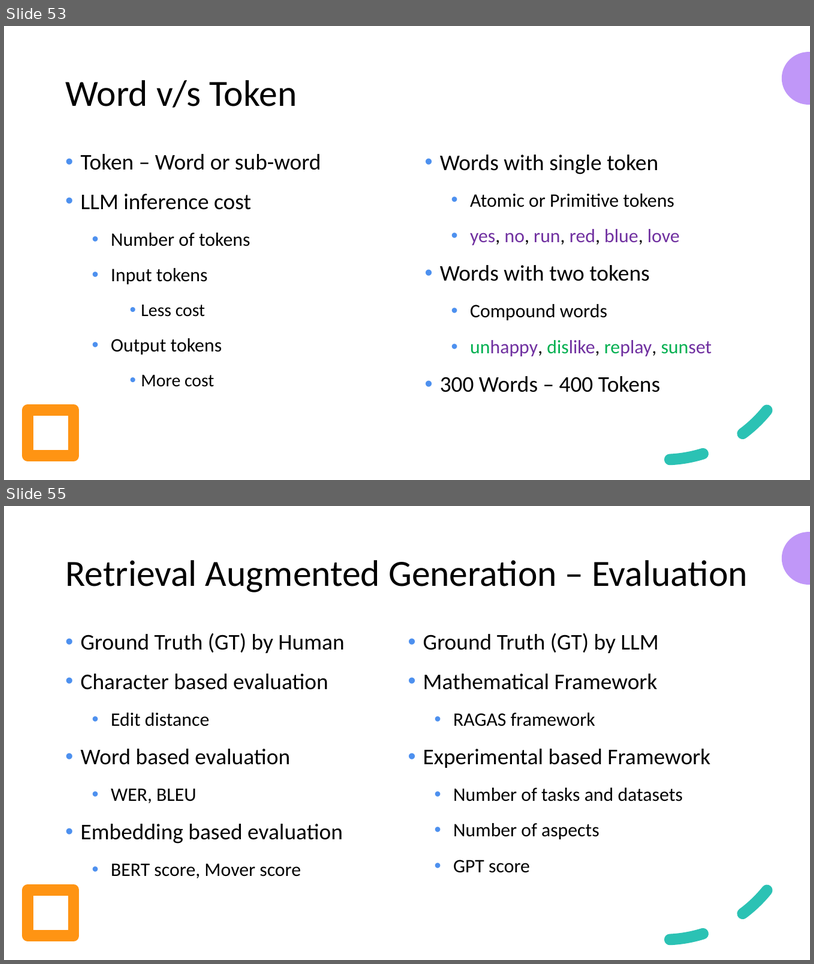
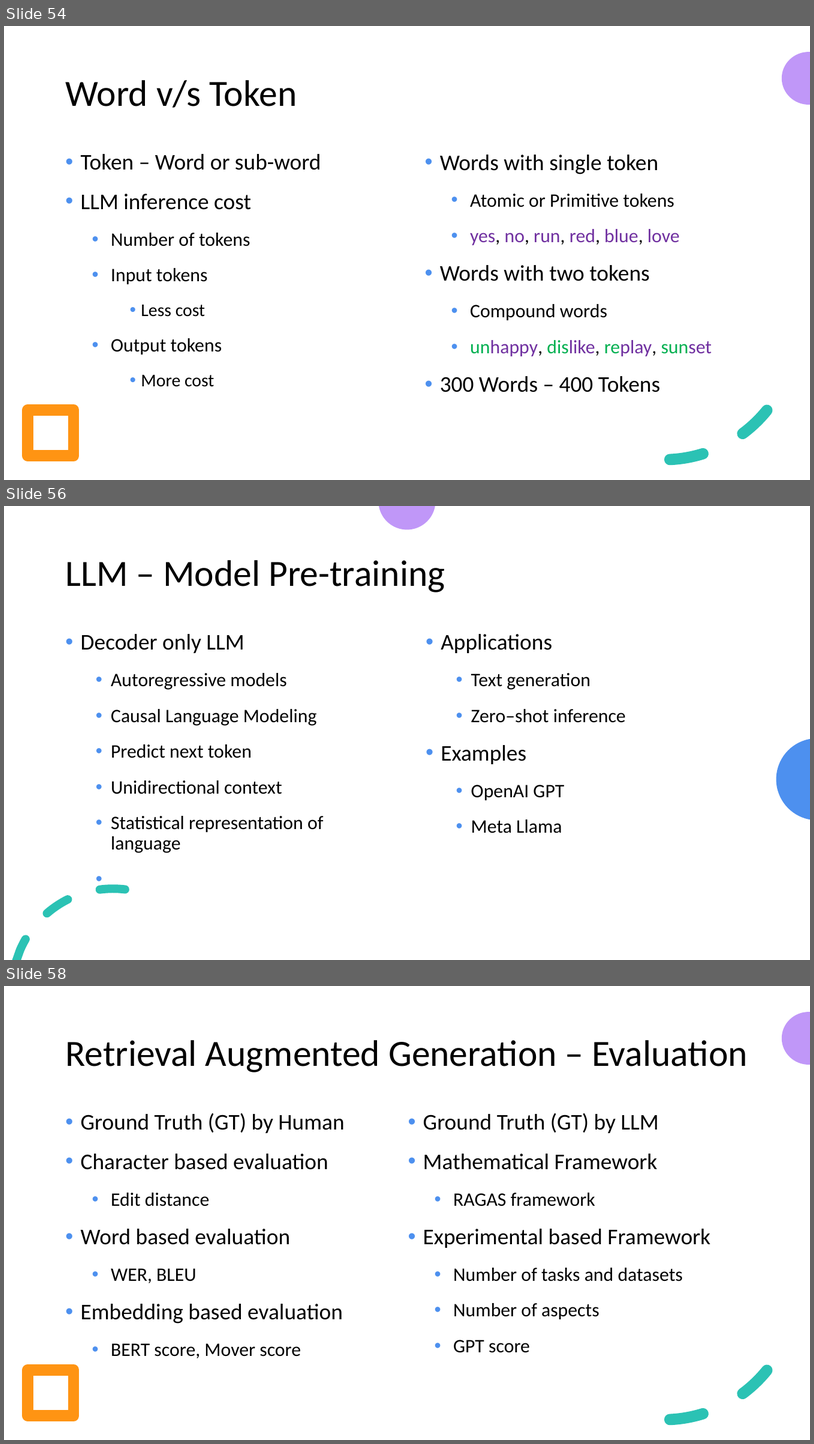
Before and after one commit to look4pritam/LargeLanguageModels, a slide deck: Presentations/IUAC-2024/Introduction_to_Large_Language_Models-From_Foundation_to_Real_World_Applications.pptx. Shown one above the other, each under a label of ours: slides 53 and 55 before the commit, slides 54, 56 and 58 after it; the slides between them are not shown. The pictures are 814x964 and 814x1444 pixels, drawn with LibreOffice and Linux fonts; fonts in the diff are those of the drawing. Boxes give left, top, right and bottom in pixels: in the first picture for what was removed or moved away, otherwise in the second. Text is boxed around its words. In the diff, an @@ line names an element or a change of style, - is before the commit and + after.

```diff
--- a/Presentations/IUAC-2024/Introduction_to_Large_Language_Models-From_Foundation_to_Real_World_Applications.pptx
+++ b/Presentations/IUAC-2024/Introduction_to_Large_Language_Models-From_Foundation_to_Real_World_Applications.pptx
@@ slide 56 added at [4,506,810,960], background #FFFFFF @@
@@ freeform shape added at [379,506,435,529], fill #C097F8 @@
@@ title added at [65,560,445,592], 33 pt, text #000000 @@
+LLM – Model Pre-training
@@ text added at [81,634,323,853], 17 pt, text #000000 @@
+  • Decoder only LLM
+    • Autoregressive models
+    • Causal Language Modeling
+    • Predict next token
+    • Unidirectional context
+    • Statistical representation of language
@@ text added at [441,634,626,833], 17 pt, text #000000 @@
+  • Applications
+    • Text generation
+    • Zero–shot inference
+  • Examples
+    • OpenAI GPT
+    • Meta Llama
@@ freeform shape added at [777,739,810,820], fill #4D90EF @@
@@ freeform shape added at [12,884,129,960], fill #2BC2B4 @@
@@ what was slide 53 is now slide 54 @@
@@ what was slide 55 is now slide 58 @@
```
Also in this commit, not shown: 4 slides changed, 3 other slides added.
